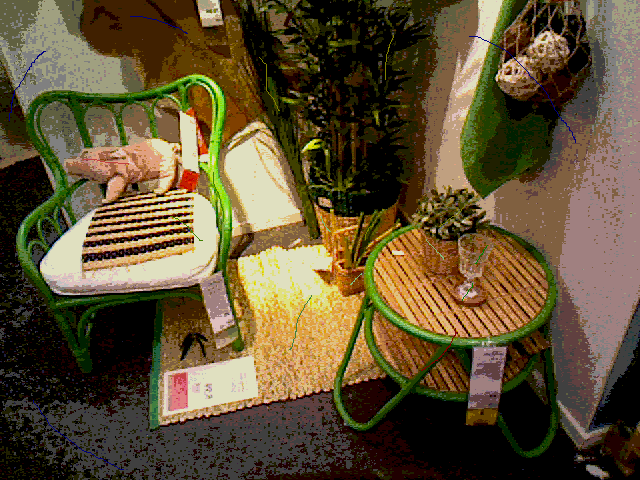
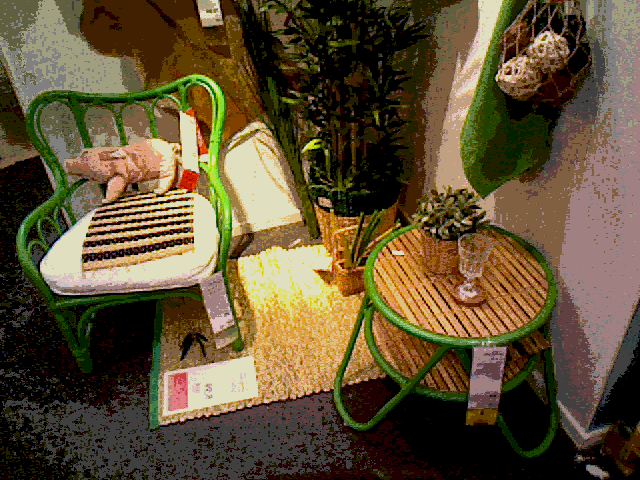
Layers edited between the first and the second 640×480 image:
removed layer "Layer #1" over [9, 16, 576, 470]
